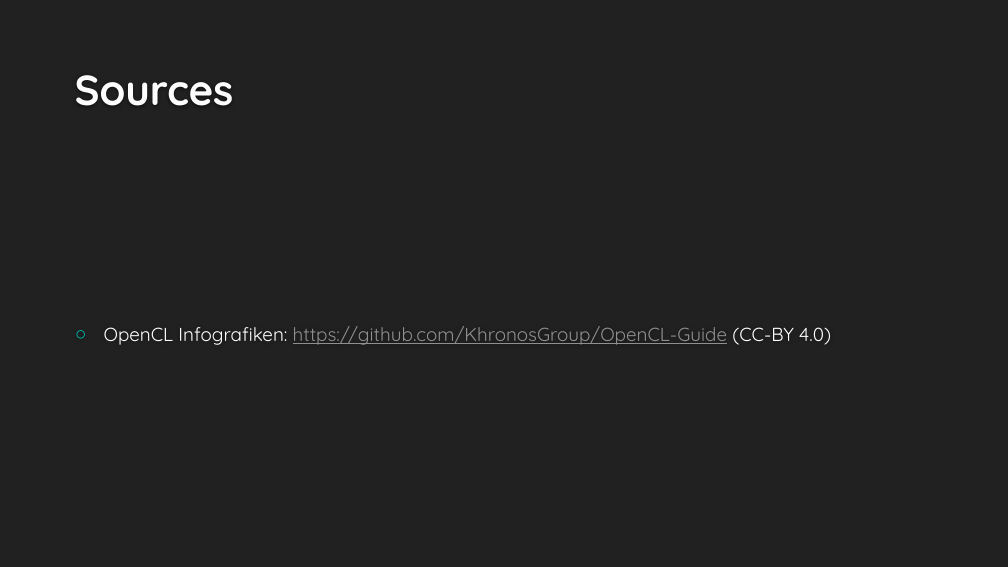
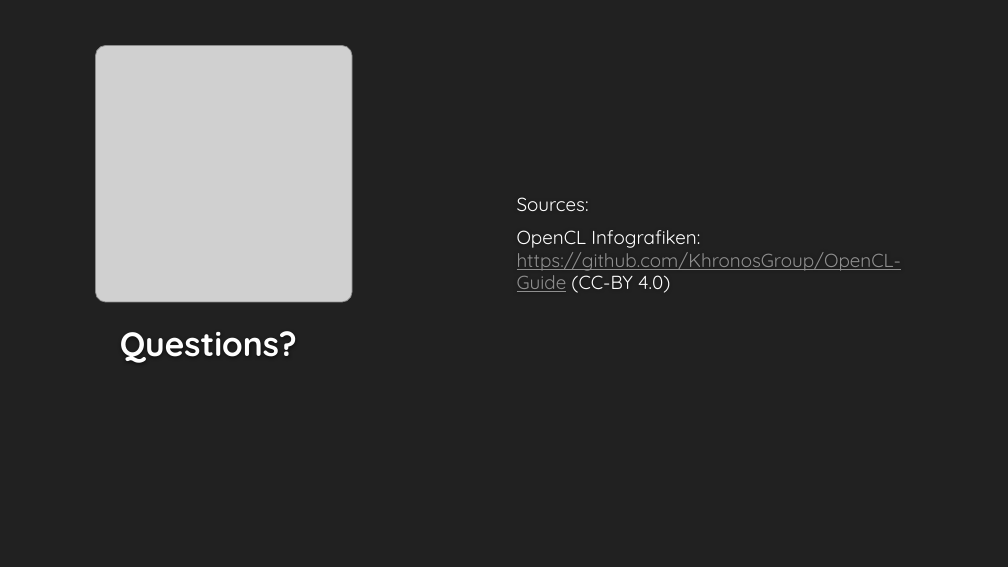
Before and after one commit to GjergjiSh/hpc-game-of-life, a slide deck: slide 20 of docs/game-of-life-presi.pptx (slide 21 before the commit). Drawn at 1008x567 pixels with LibreOffice and Linux fonts; fonts in the diff are those of the drawing; grey boxes stand for pictures; background and template pictures are left out. Boxes give left, top, right and bottom in pixels: in the first picture for what was removed or moved away, otherwise in the second. Text is boxed around its words. In the diff, an @@ line names an element or a change of style, - is before the commit and + after.

```diff
--- a/docs/game-of-life-presi.pptx
+++ b/docs/game-of-life-presi.pptx
@@ picture added at (95,45,352,302) @@
@@ title removed at (75,75,234,106) @@
-Sources
@@ text "Sources:": place and size @@
-text "Sources:" at (104,326,831,345)
+text "Sources:" at (517,197,902,293)
@@ text "Sources:" at (517,197,902,293): vertical alignment middle to top @@
@@ text at (517,197,589,211): paragraph added @@
+Sources:
@@ text at (517,230,902,293): bullet ○ to none @@
@@ title added at (120,331,297,363), 32 pt, text #FEFEFE, bold @@
+Questions?
```
Also in this commit, not shown: 1 other slide changed, 1 slide removed.
